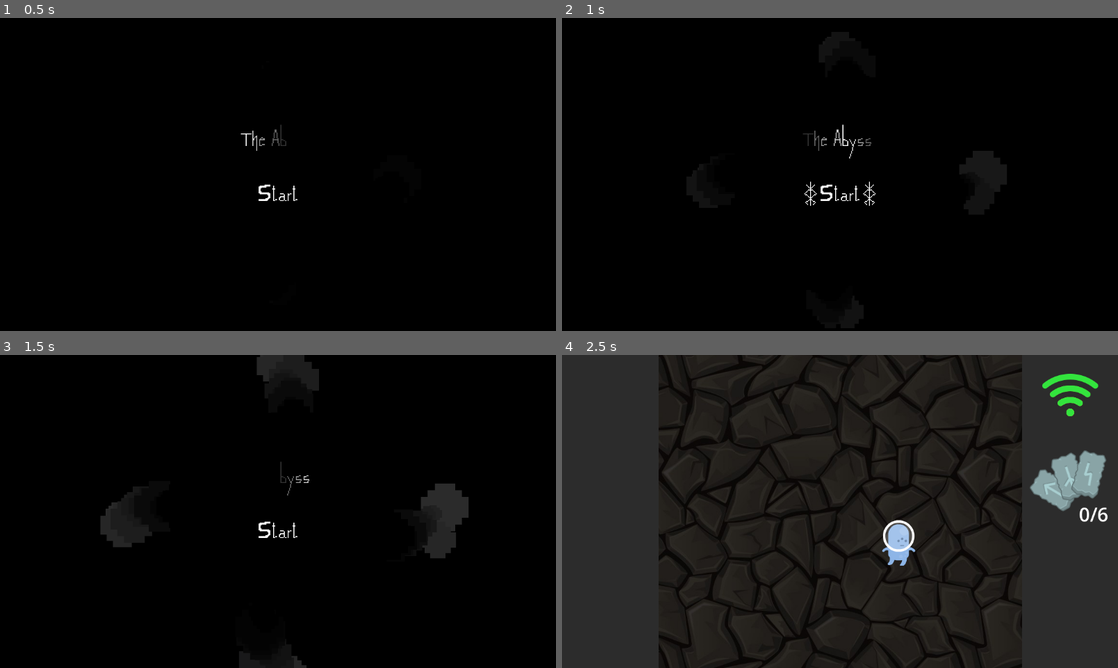
Above: before the commit, frames 1-4 (two rows, left to right).
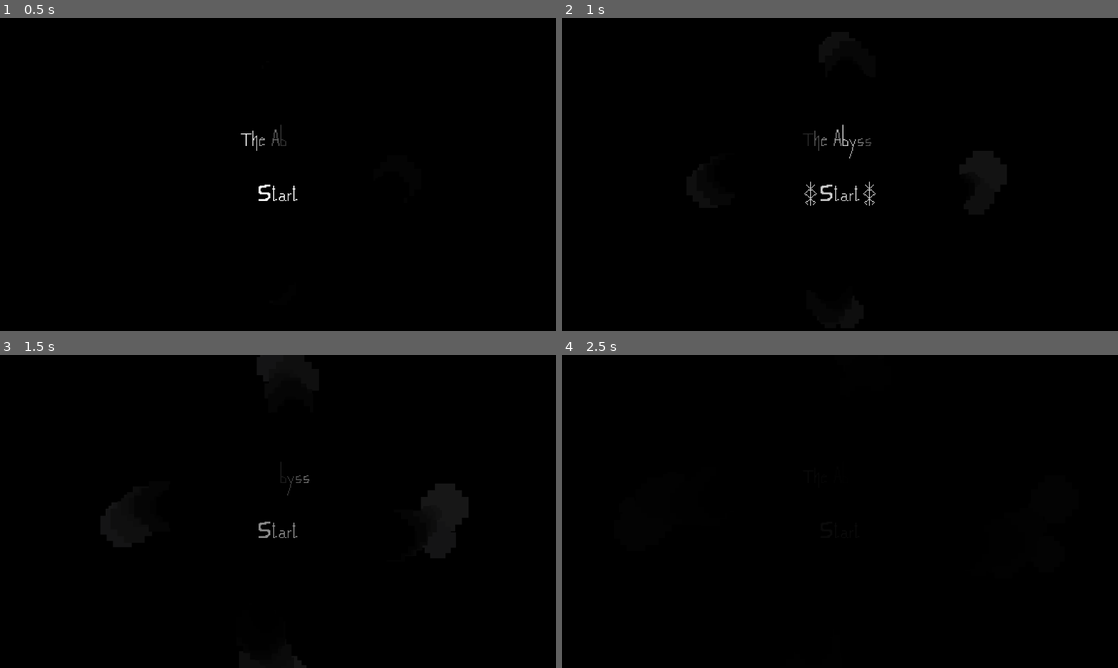
Above: after the commit, the same moments.

Repository: ManuelOteroFernandez/LudumDate55
Game: Godot game, scene res://Menus/SceneManager.tscn
Two runs of this game, one before a commit and one after it. Both use one fixed random seed, a clock stepped at 60 frames per second and the inputs below. This scene is started directly instead of the project's main scene.
Inputs (mouse positions are in pixels of both pictures, inside the frame that each line leads up to):
- Up to frame 1 (0.5 s): no input
- Up to frame 2 (1 s): click (840, 193) at 0.5 s
- Up to frame 3 (1.5 s): move the mouse to (400, 495) at 1.27 s; hold Right (ui_right) from 1.28 s (still down)
- Up to frame 4 (2.5 s): move the mouse to (1095, 514) at 2.02 s; release Right (ui_right) at 2.03 s; hold Down (ui_down) from 2.03 s (still down)

Frame 1 is identical in both runs. In frame 2, 0.2% of the frame differs, in the area x 43-57%, y 34-60%; in frame 3, 0.2%; in frame 4, 84%, in the area x 0-100%, y 0-100%.

Commit message:
transiciopn problema solucionado

Diff:
--- a/Character/Character.tscn
+++ b/Character/Character.tscn
@@ -46,7 +46,4 @@
 [node name="HitTimer" type="Timer" parent="."]
 wait_time = 0.3
 
-[node name="Trapper" type="Sprite2D" parent="."]
-visible = false
-
 [connection signal="timeout" from="HitTimer" to="." method="_on_hit_timer_timeout"]
--- a/Menus/SceneManager.gd
+++ b/Menus/SceneManager.gd
@@ -1,4 +1,4 @@
-extends Node
+extends Node2D
 
 const SceneTwo = preload("res://game.tscn")
 
@@ -8,9 +8,12 @@
 
 
 func _on_transition_screen_transitioned():
+	print("A")
 	$CurrentScene.get_child(0).queue_free()
 	$CurrentScene.add_child(SceneTwo.instantiate())
 
 
+
 func _on_main_exit_menu():
+	print("sair")
 	$TransitionScreen.transition()
--- a/Menus/SceneManager.tscn
+++ b/Menus/SceneManager.tscn
@@ -4,7 +4,7 @@
 [ext_resource type="Script" path="res://Menus/SceneManager.gd" id="1_n1fy5"]
 [ext_resource type="PackedScene" uid="uid://cxmbnt1e7j5dx" path="res://Menus/TransitionScreen.tscn" id="2_2as76"]
 
-[node name="SceneManager" type="Node"]
+[node name="SceneManager" type="Node2D"]
 script = ExtResource("1_n1fy5")
 
 [node name="CurrentScene" type="Node" parent="."]
@@ -12,7 +12,11 @@
 [node name="Main" parent="CurrentScene" instance=ExtResource("1_2ygww")]
 
 [node name="TransitionScreen" parent="." instance=ExtResource("2_2as76")]
-visible = false
+
+[node name="ColorRect" parent="TransitionScreen" index="0"]
+mouse_filter = 2
 
 [connection signal="exit_menu" from="CurrentScene/Main" to="." method="_on_main_exit_menu"]
 [connection signal="transitioned" from="TransitionScreen" to="." method="_on_transition_screen_transitioned"]
+
+[editable path="TransitionScreen"]
--- a/Menus/TransitionScreen.tscn
+++ b/Menus/TransitionScreen.tscn
@@ -1,21 +1,6 @@
 [gd_scene load_steps=6 format=3 uid="uid://cxmbnt1e7j5dx"]
 
 [ext_resource type="Script" path="res://Menus/Transition.gd" id="1_l1cl3"]
-
-[sub_resource type="Animation" id="Animation_5ob67"]
-resource_name = "fade_to_normal"
-tracks/0/type = "value"
-tracks/0/imported = false
-tracks/0/enabled = true
-tracks/0/path = NodePath("ColorRect:color")
-tracks/0/interp = 1
-tracks/0/loop_wrap = true
-tracks/0/keys = {
-"times": PackedFloat32Array(0, 1),
-"transitions": PackedFloat32Array(1, 1),
-"update": 0,
-"values": [Color(0, 0, 0, 1), Color(0, 0, 0, 0)]
-}
 
 [sub_resource type="Animation" id="Animation_w00a3"]
 length = 0.001
@@ -29,11 +14,12 @@
 "times": PackedFloat32Array(0),
 "transitions": PackedFloat32Array(1),
 "update": 0,
-"values": [Color(0, 0, 0, 1)]
+"values": [Color(1, 1, 1, 0)]
 }
 
 [sub_resource type="Animation" id="Animation_2juhm"]
 resource_name = "fade_to_black"
+length = 2.0
 tracks/0/type = "value"
 tracks/0/imported = false
 tracks/0/enabled = true
@@ -41,10 +27,26 @@
 tracks/0/interp = 1
 tracks/0/loop_wrap = true
 tracks/0/keys = {
-"times": PackedFloat32Array(0, 1),
+"times": PackedFloat32Array(0, 2),
 "transitions": PackedFloat32Array(1, 1),
 "update": 0,
 "values": [Color(0, 0, 0, 0), Color(0, 0, 0, 1)]
+}
+
+[sub_resource type="Animation" id="Animation_5ob67"]
+resource_name = "fade_to_normal"
+length = 2.0
+tracks/0/type = "value"
+tracks/0/imported = false
+tracks/0/enabled = true
+tracks/0/path = NodePath("ColorRect:color")
+tracks/0/interp = 1
+tracks/0/loop_wrap = true
+tracks/0/keys = {
+"times": PackedFloat32Array(0, 2),
+"transitions": PackedFloat32Array(1, 1),
+"update": 0,
+"values": [Color(0, 0, 0, 1), Color(0, 0, 0, 0)]
 }
 
 [sub_resource type="AnimationLibrary" id="AnimationLibrary_42x27"]
@@ -63,7 +65,7 @@
 anchor_bottom = 1.0
 grow_horizontal = 2
 grow_vertical = 2
-color = Color(0, 0, 0, 1)
+color = Color(1, 1, 1, 0)
 
 [node name="AnimationPlayer" type="AnimationPlayer" parent="."]
 libraries = {
--- a/game.tscn
+++ b/game.tscn
@@ -3,10 +3,10 @@
 [ext_resource type="PackedScene" uid="uid://dy674427vjppa" path="res://Enviroment/background.tscn" id="1_aa7fl"]
 [ext_resource type="Script" path="res://Generacion.gd" id="2_wifv0"]
 [ext_resource type="PackedScene" uid="uid://htn6dm7acnmi" path="res://Enemies/Enemy.tscn" id="3_1dqjm"]
-[ext_resource type="PackedScene" uid="uid://ddsx5qelrxq2b" path="res://Enemies/TrapperEnemy.tscn" id="4_2e0eq"]
-[ext_resource type="PackedScene" uid="uid://bd8lfbcypsas1" path="res://Runes/Rune.tscn" id="4_esok7"]
-[ext_resource type="PackedScene" uid="uid://dsi46fcd837s2" path="res://Character/Character.tscn" id="5_535aq"]
-[ext_resource type="PackedScene" uid="uid://dks42so6tkkp4" path="res://UI/Controls/MoveTouchButtons.tscn" id="6_rpto6"]
+[ext_resource type="PackedScene" uid="uid://bd8lfbcypsas1" path="res://Music/Runes/Rune.tscn" id="4_esok7"]
+[ext_resource type="PackedScene" uid="uid://dixt0qf3tubai" path="res://Character/Character.tscn" id="5_535aq"]
+[ext_resource type="PackedScene" path="res://UI/Controls/MoveTouchButtons.tscn" id="6_rpto6"]
+[ext_resource type="Script" path="res://ArrowMinigame/ActivatorArrorMiniGame.gd" id="7_xfj2p"]
 [ext_resource type="PackedScene" uid="uid://clqcbp23cleeg" path="res://ArrowMinigame/ArrawMinigame.tscn" id="8_netnm"]
 [ext_resource type="PackedScene" uid="uid://deqmvmu6gg0my" path="res://UI/life/Life.tscn" id="9_x82kn"]
 [ext_resource type="Script" path="res://NumRunes.gd" id="10_50w7m"]
@@ -16,14 +16,11 @@
 texture_repeat = 2
 
 [node name="Background" parent="." instance=ExtResource("1_aa7fl")]
-offset = Vector2(0, -576)
-initialOffser = -1187
 
 [node name="Generacion" type="Node" parent="."]
 script = ExtResource("2_wifv0")
 sceneToSpawnList = Array[PackedScene]([ExtResource("3_1dqjm")])
 limitX = Vector2(230, 925)
-sceneToSpawnListLvl2 = Array[PackedScene]([ExtResource("3_1dqjm"), ExtResource("3_1dqjm"), ExtResource("4_2e0eq"), ExtResource("3_1dqjm"), ExtResource("3_1dqjm"), ExtResource("3_1dqjm"), ExtResource("3_1dqjm"), ExtResource("3_1dqjm"), ExtResource("3_1dqjm"), ExtResource("3_1dqjm"), ExtResource("3_1dqjm")])
 
 [node name="Timer" type="Timer" parent="Generacion"]
 autostart = true
@@ -34,7 +31,7 @@
 limitX = Vector2(230, 925)
 
 [node name="Timer" type="Timer" parent="RuneGenerator"]
-wait_time = 20.0
+wait_time = 35.0
 autostart = true
 
 [node name="Character" parent="." instance=ExtResource("5_535aq")]
@@ -44,7 +41,12 @@
 
 [node name="CanvasLayer" type="CanvasLayer" parent="."]
 
-[node name="ArrowMiniGame" parent="CanvasLayer" instance=ExtResource("8_netnm")]
+[node name="ActivatorArrorMiniGame" type="Timer" parent="CanvasLayer"]
+wait_time = 55.0
+autostart = true
+script = ExtResource("7_xfj2p")
+
+[node name="ArrowMiniGame" parent="CanvasLayer/ActivatorArrorMiniGame" instance=ExtResource("8_netnm")]
 
 [node name="ColorRect3" type="ColorRect" parent="CanvasLayer"]
 anchors_preset = 15
@@ -89,3 +91,4 @@
 
 [connection signal="timeout" from="Generacion/Timer" to="Generacion" method="_on_timer_timeout"]
 [connection signal="timeout" from="RuneGenerator/Timer" to="RuneGenerator" method="_on_timer_timeout"]
+[connection signal="timeout" from="CanvasLayer/ActivatorArrorMiniGame" to="CanvasLayer/ActivatorArrorMiniGame" method="_on_timeout"]
